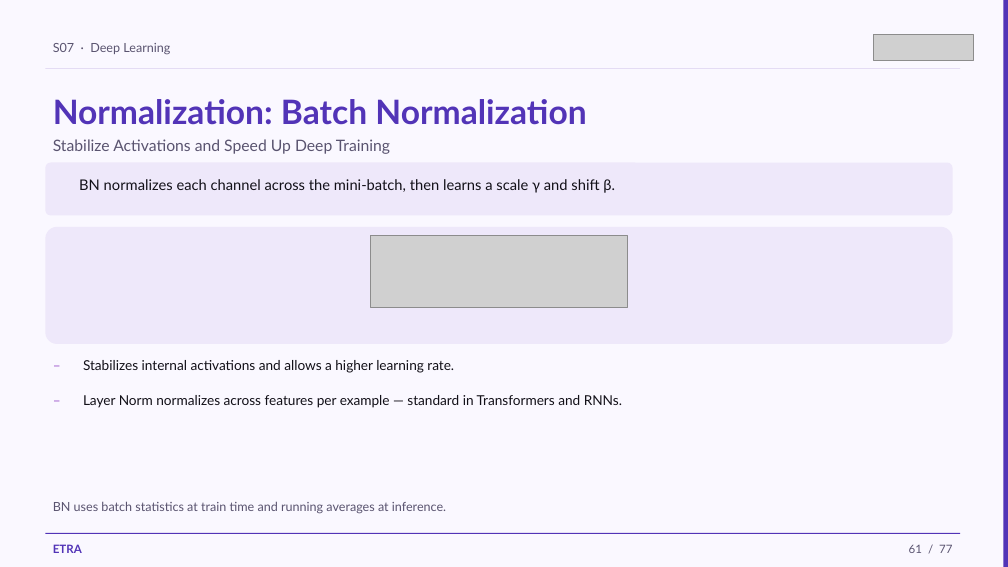
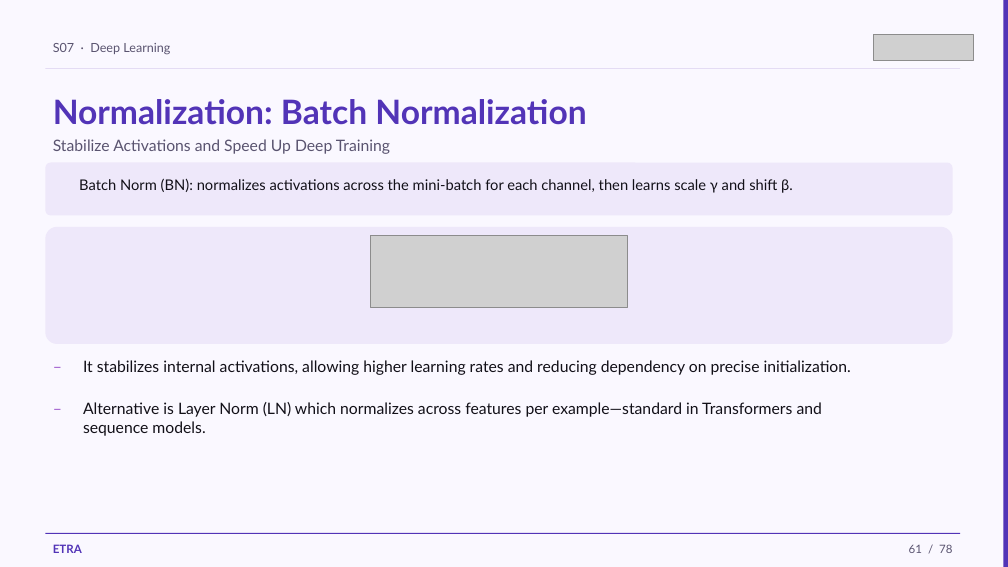
Before and after one commit to iksasa15/AI-ML, a slide deck: slide 61 of web-presentation/pdf-exports/Week2-Session1-Deep-Learning.pptx. Drawn at 1008x567 pixels with LibreOffice and Linux fonts; fonts in the diff are those of the drawing; grey boxes stand for pictures. Boxes give left, top, right and bottom in pixels: in the first picture for what was removed or moved away, otherwise in the second. Text is boxed around its words. In the diff, an @@ line names an element or a change of style, - is before the commit and + after.

Commit message:
feat: refine Week 2, Session 1 PowerPoint content by enhancing the Batch Normalization section and expanding the Regularization topic for improved clarity and educational effectiveness

```diff
--- a/web-presentation/pdf-exports/Week2-Session1-Deep-Learning.pptx
+++ b/web-presentation/pdf-exports/Week2-Session1-Deep-Learning.pptx
@@ text at box(79, 179, 793, 193): text changed @@
-BN normalizes each channel across the mini-batch, then learns a scale γ and shift β.
+Batch Norm (BN): normalizes activations across the mini-batch for each channel, then learns scale γ and shift β.
@@ text "–" at box(45, 353, 72, 385): size 13 to 15 pt @@
@@ text at box(83, 360, 851, 375): text changed; size 13 to 15 pt @@
-Stabilizes internal activations and allows a higher learning rate.
+It stabilizes internal activations, allowing higher learning rates and reducing dependency on precise initialization.
@@ text "–" at box(45, 395, 72, 427): size 13 to 15 pt @@
@@ text "–": place and size @@
-text "–" at box(45, 388, 72, 420)
+text "–" at box(45, 395, 72, 427)
@@ text at box(83, 402, 822, 436): text changed; size 13 to 15 pt @@
-Layer Norm normalizes across features per example — standard in Transformers and RNNs.
+Alternative is Layer Norm (LN) which normalizes across features per example—standard in Transformers and sequence models.
@@ text removed at box(53, 501, 446, 514) @@
-BN uses batch statistics at train time and running averages at inference.
@@ text at box(909, 544, 952, 553): text changed @@
-61 / 77
+61 / 78
```
Also in this commit, not shown: 74 other slides changed, 2 slides added, 1 slide removed, 1 other file.
